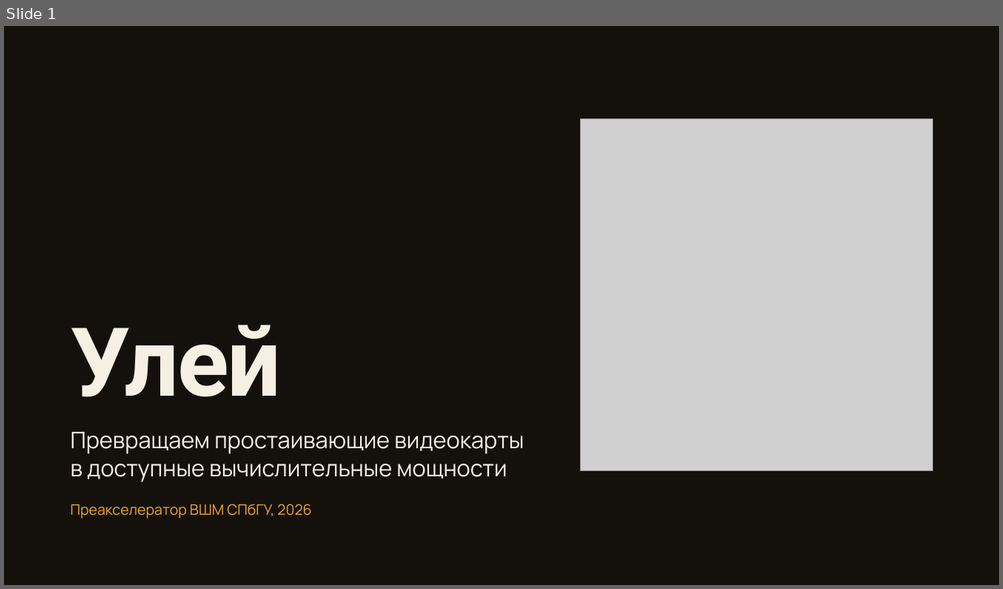
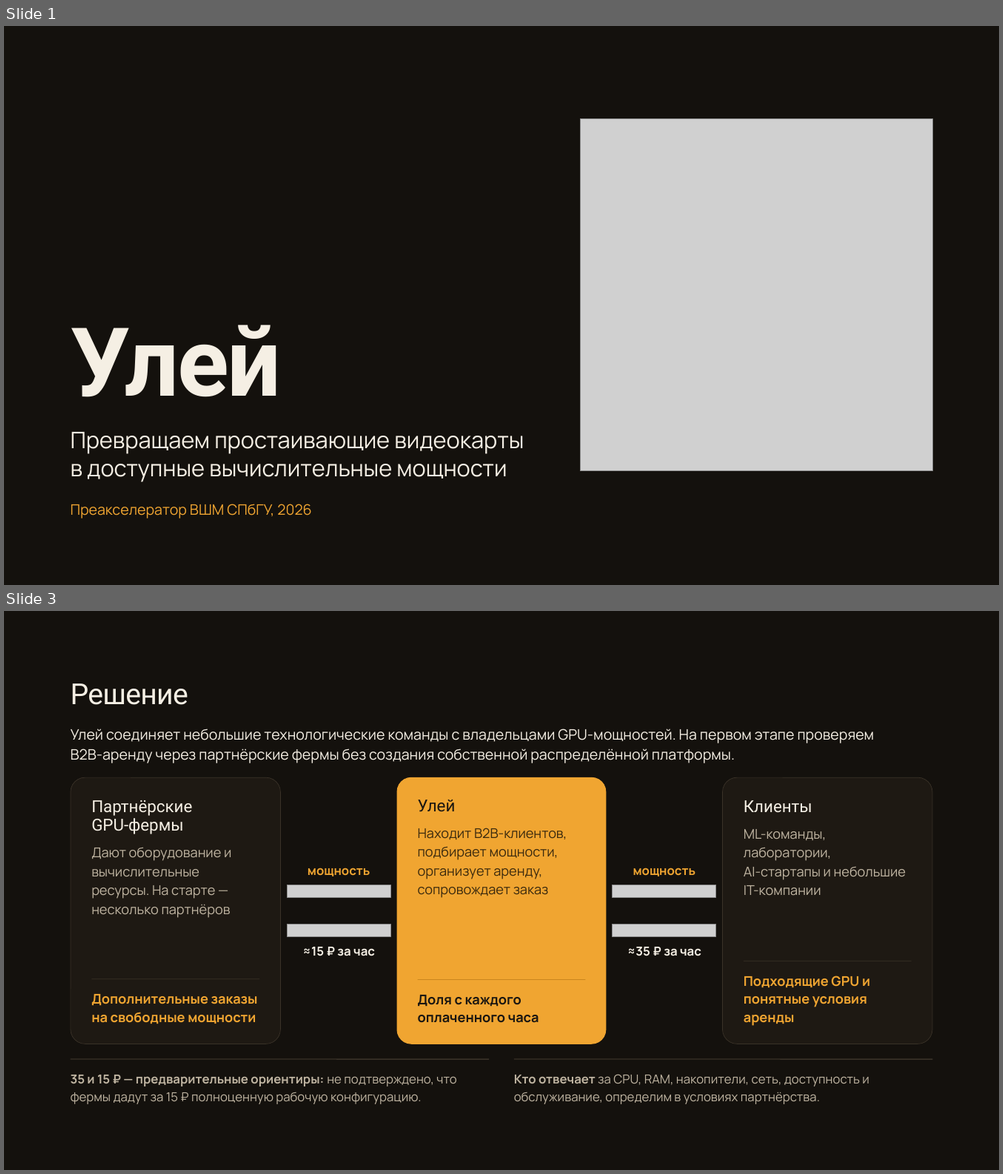
Before and after one commit to fonor11/Main, a slide deck: Улей — презентация для преакселератора ВШМ.pptx. Shown one above the other, each under a label of ours: slide 1 before the commit, slides 1 and 3 after it; the slides between them are not shown. The pictures are 1003x589 and 1003x1174 pixels, drawn with LibreOffice and Linux fonts; fonts in the diff are those of the drawing; grey boxes stand for pictures. Boxes give left, top, right and bottom in pixels: in the first picture for what was removed or moved away, otherwise in the second. Text is boxed around its words. In the diff, an @@ line names an element or a change of style, - is before the commit and + after.

```diff
--- a/Улей — презентация для преакселератора ВШМ.pptx
+++ b/Улей — презентация для преакселератора ВШМ.pptx
@@ slide 3 added at (4,611,999,1170), background #14110D @@
@@ title added at (71,684,188,705), 28 pt, text #F5EFE4 @@
+Решение
@@ text added at (71,729,874,763), 14 pt, text #F5EFE4 @@
+Улей соединяет небольшие технологические команды с владельцами GPU-мощностей. На первом этапе проверяем
+B2B-аренду через партнёрские фермы без создания собственной распределённой платформы.
@@ rounded rectangle added at (71,777,280,1044), fill #1E1913, outline #3A3228 0.5 pt @@
@@ rounded rectangle added at (396,777,606,1045), fill #F0A531 @@
@@ rounded rectangle added at (723,777,932,1044), fill #1E1913, outline #3A3228 0.5 pt @@
@@ text added at (91,800,192,834), 16 pt, text #F5EFE4 @@
+Партнёрские
+GPU-фермы
@@ text added at (418,800,455,812), 16 pt, text #1A1611 @@
+Улей
@@ text added at (743,800,812,813), 16 pt, text #F5EFE4 @@
+Клиенты
@@ text added at (418,828,567,898), 13 pt, text #3B2A0E @@
+Находит B2B-клиентов,
+подбирает мощности,
+организует аренду,
+сопровождает заказ
@@ text added at (743,829,905,895), 13 pt, text #BFB4A1 @@
+ML-команды,
+лаборатории,
+AI-стартапы и небольшие
+IT-компании
@@ text added at (91,847,231,918), 13 pt, text #BFB4A1 @@
+Дают оборудование и
+вычислительные
+ресурсы. На старте —
+несколько партнёров
@@ text added at (307,868,370,877), 12 pt, text #F0A531, bold @@
+мощность
@@ text added at (633,868,696,877), 12 pt, text #F0A531, bold @@
+мощность
@@ picture added at (287,885,390,897) @@
@@ picture added at (612,885,716,897) @@
@@ picture added at (287,924,390,937) @@
@@ picture added at (612,924,716,937) @@
@@ text added at (302,947,375,957), 12 pt, text #F5EFE4, bold @@
+≈15 ₽ за час
@@ text added at (627,947,701,957), 12 pt, text #F5EFE4, bold @@
+≈35 ₽ за час
@@ line added from (743, 961) to (911, 961), #3A3228 0.5 pt @@
@@ line added from (91, 980) to (259, 980), #3A3228 0.5 pt @@
@@ line added from (418, 980) to (585, 980), #C9861E 0.5 pt @@
@@ text added at (743,976,870,1026), 13 pt, text #F0A531, bold @@
+Подходящие GPU и
+понятные условия
+аренды
@@ text added at (91,994,258,1024), 13 pt, text #F0A531, bold @@
+Дополнительные заказы
+на свободные мощности
@@ text added at (418,995,539,1023), 13 pt, text #1A1611, bold @@
+Доля с каждого
+оплаченного часа
@@ line added from (71, 1059) to (489, 1059), #3A3228 1 pt @@
@@ text added at (71,1075,456,1105), 12 pt, text #BFB4A1 @@
+35 и 15 ₽ — предварительные ориентиры: не подтверждено, что
+фермы дадут за 15 ₽ полноценную рабочую конфигурацию.
@@ line added from (514, 1059) to (932, 1059), #3A3228 1 pt @@
@@ text added at (514,1074,869,1105), 12 pt, text #BFB4A1 @@
+Кто отвечает за CPU, RAM, накопители, сеть, доступность и
+обслуживание, определим в условиях партнёрства.
```
Also in this commit, not shown: 6 slides changed, 3 other slides added, 4 slides removed, 2 other files.
